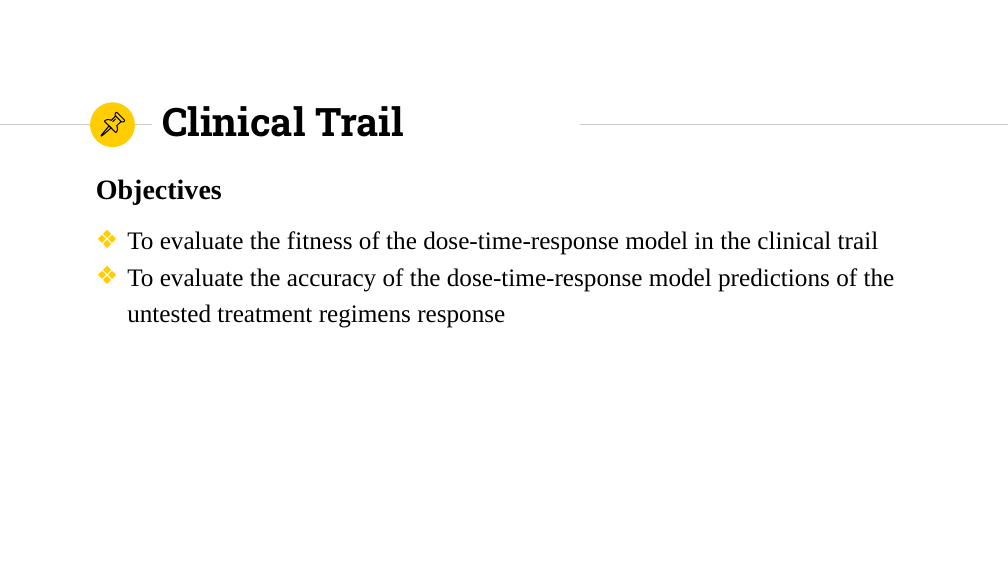
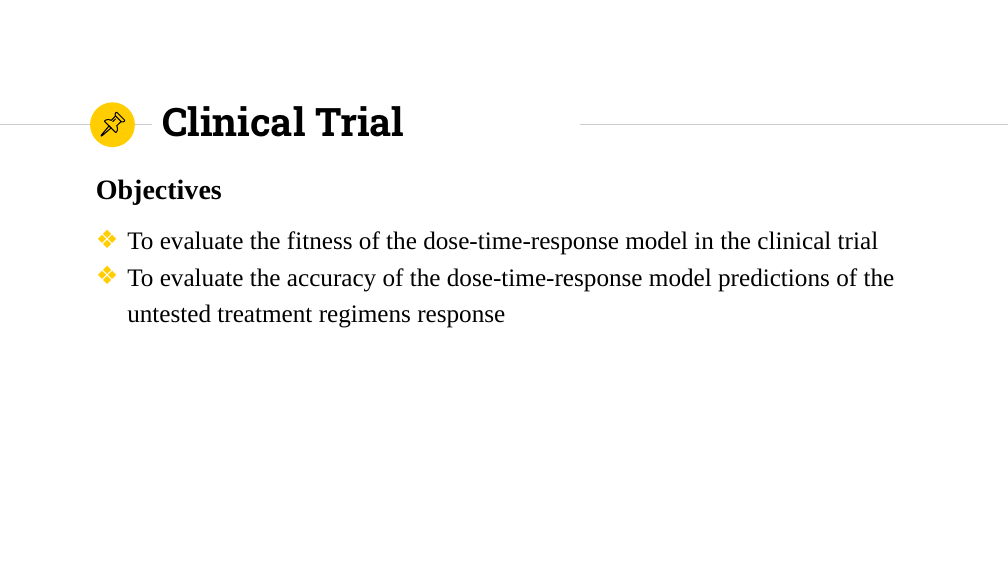
Before and after one commit to YokyZhang/IS4250, a slide deck: slide 19 of Project/IS4250Presentation.pptx (slide 20 before the commit). Drawn at 1008x567 pixels with LibreOffice and Linux fonts; fonts in the diff are those of the drawing. Boxes give left, top, right and bottom in pixels: in the first picture for what was removed or moved away, otherwise in the second. Text is boxed around its words. In the diff, an @@ line names an element or a change of style, - is before the commit and + after.

Commit message:
slides

```diff
--- a/Project/IS4250Presentation.pptx
+++ b/Project/IS4250Presentation.pptx
@@ title at (162, 106, 404, 137): text changed @@
-Clinical Trail
+Clinical Trial
@@ text at (127, 231, 879, 255): text changed @@
-❖ To evaluate the fitness of the dose-time-response model in the clinical trail
+❖ To evaluate the fitness of the dose-time-response model in the clinical trial
```
Also in this commit, not shown: 10 other slides changed, 1 slide removed, 2 other files.
